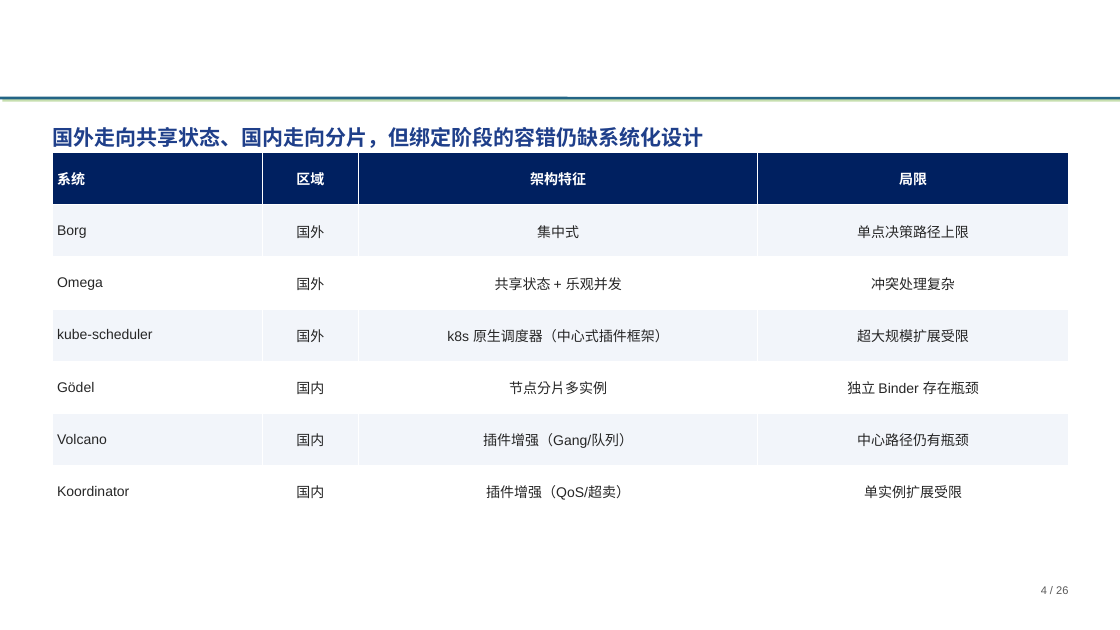
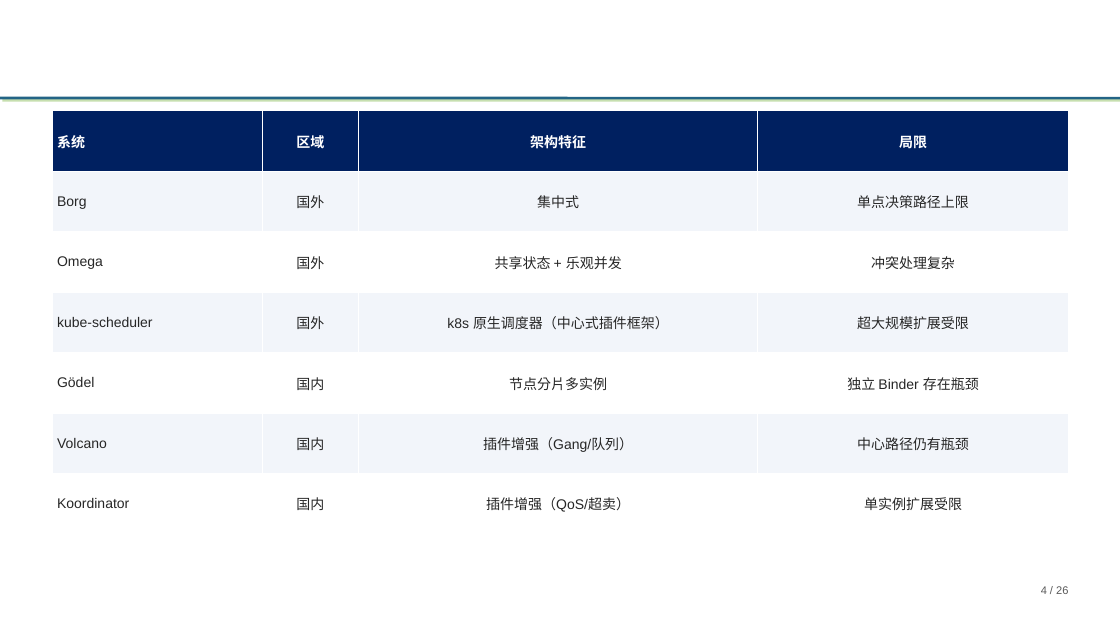
Before and after one commit to tengfei86/godel-scheduler, a slide deck: slide 4 of docs/thesis/defense/基于etcd的分布式Kubernetes调度器研究与实现-高铜.pptx. Drawn at 1120x630 pixels with LibreOffice and Linux fonts; fonts in the diff are those of the drawing; background and template pictures are left out. Boxes give left, top, right and bottom in pixels: in the first picture for what was removed or moved away, otherwise in the second. Text is boxed around its words. In the diff, an @@ line names an element or a change of style, - is before the commit and + after.

```diff
--- a/docs/thesis/defense/基于etcd的分布式Kubernetes调度器研究与实现-高铜.pptx
+++ b/docs/thesis/defense/基于etcd的分布式Kubernetes调度器研究与实现-高铜.pptx
@@ table: place and size @@
-table at <box>52,153,1069,518</box>
+table at <box>52,111,1069,534</box>
@@ text removed at <box>52,127,703,148</box> @@
-国外走向共享状态、国内走向分片，但绑定阶段的容错仍缺系统化设计
```
Also in this commit, not shown: 2 other files.
